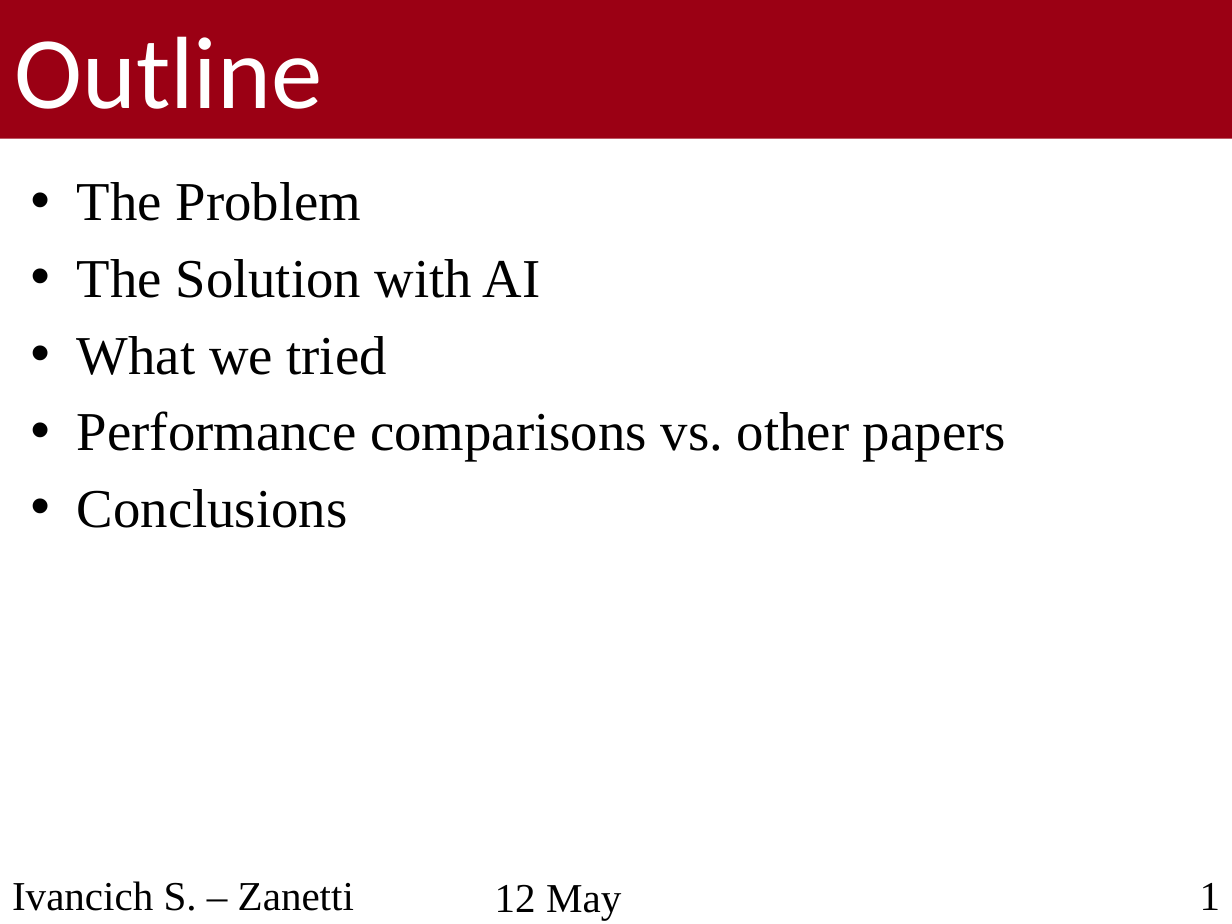
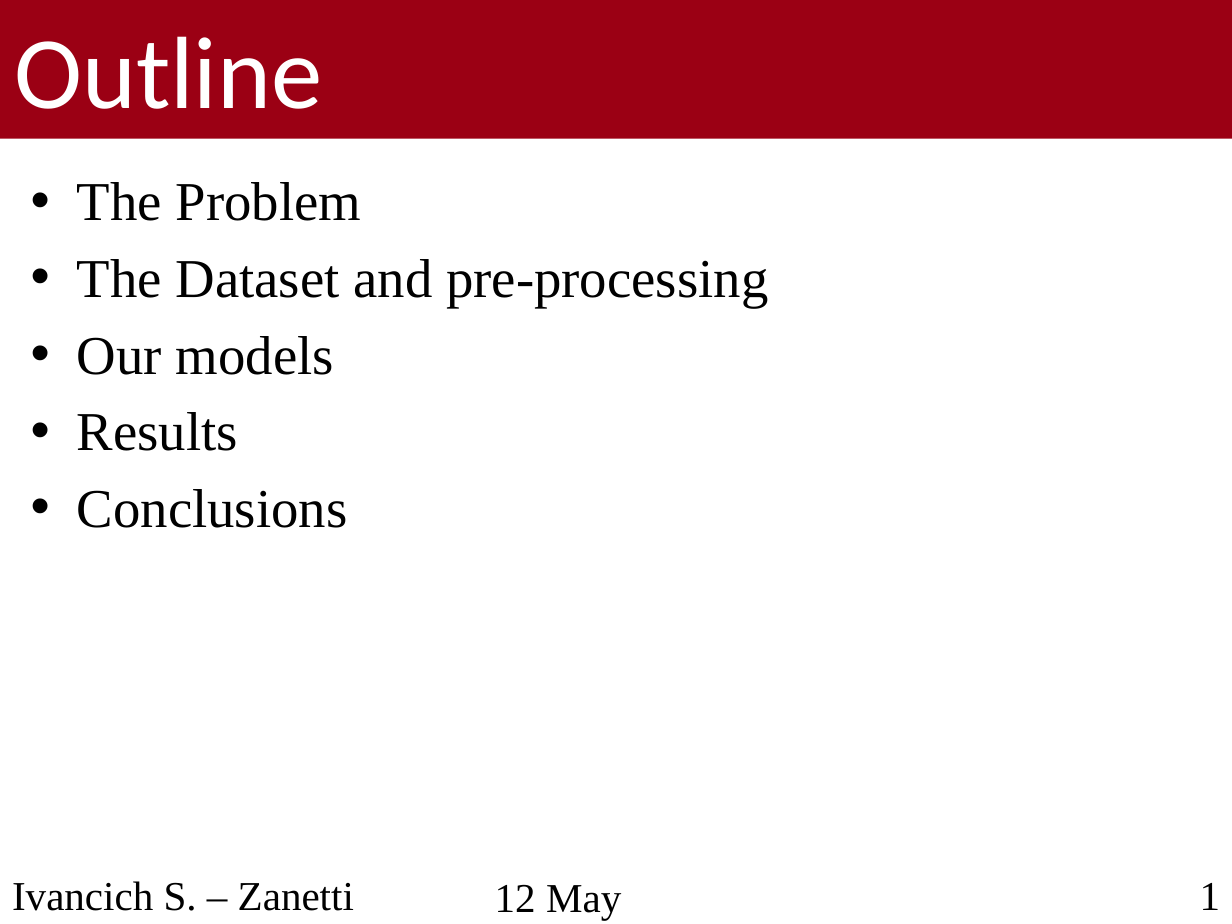
Before and after one commit to ivaste/FakenewsDetection, a slide deck: slide 2 of Presentation/Presentation-2.pptx. Drawn at 1232x924 pixels with LibreOffice and Linux fonts; fonts in the diff are those of the drawing; background and template pictures are left out. Boxes give left, top, right and bottom in pixels: in the first picture for what was removed or moved away, otherwise in the second. Text is boxed around its words. In the diff, an @@ line names an element or a change of style, - is before the commit and + after.

Commit message:
updated outline

```diff
--- a/Presentation/Presentation-2.pptx
+++ b/Presentation/Presentation-2.pptx
@@ text at bbox=[77, 259, 768, 451]: text changed @@
-• The Solution with AI
-• What we tried
-• Performance comparisons vs. other papers
+• The Dataset and pre-processing
+• Our models
+• Results
```
